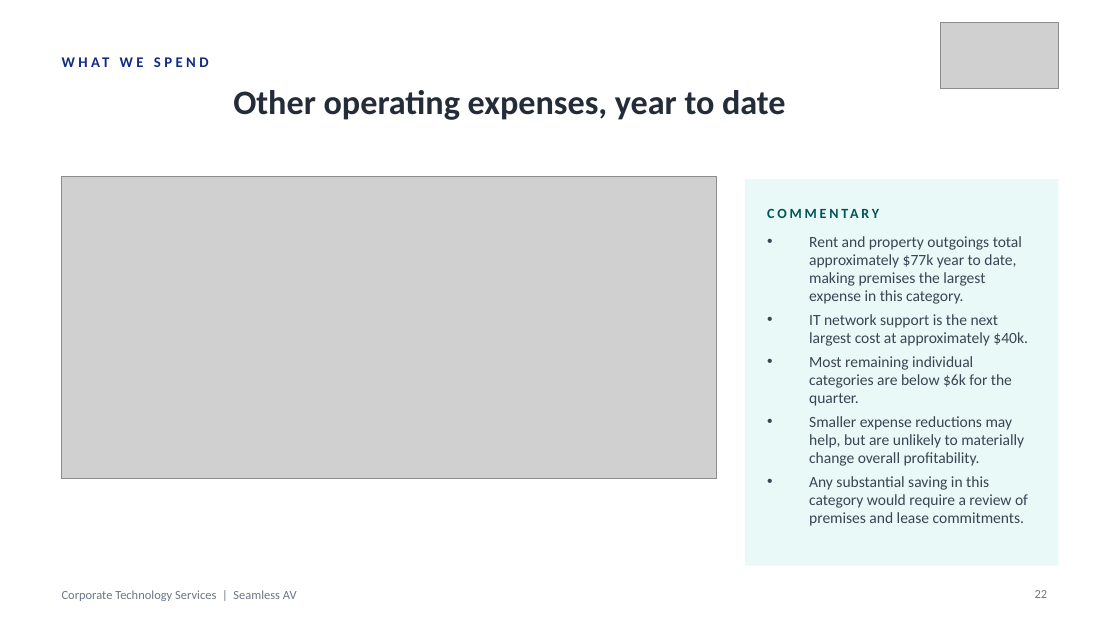
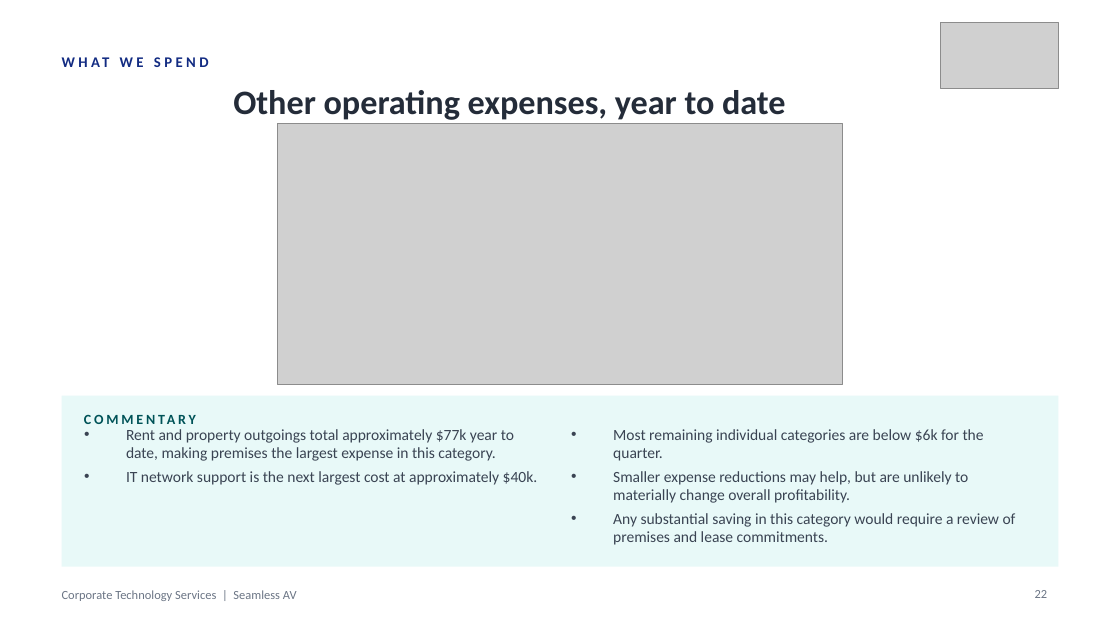
Before and after one commit to WesleyNelson-O33/Claude, a slide deck: slide 22 of deck/CTS Monthly Business Review - 30092026.pptx. Drawn at 1120x630 pixels with LibreOffice and Linux fonts; fonts in the diff are those of the drawing; grey boxes stand for pictures. Boxes give left, top, right and bottom in pixels: in the first picture for what was removed or moved away, otherwise in the second. Text is boxed around its words. In the diff, an @@ line names an element or a change of style, - is before the commit and + after.

```diff
--- a/deck/CTS Monthly Business Review - 30092026.pptx
+++ b/deck/CTS Monthly Business Review - 30092026.pptx
@@ picture added at [278, 123, 843, 384] @@
@@ picture removed at [62, 177, 717, 478] @@
@@ text at [809, 236, 1028, 346]: paragraphs removed @@
-• Rent and property outgoings total approximately $77k year to date, making premises the largest expense in this category.
-• IT network support is the next largest cost at approximately $40k.
@@ rectangle: place and size @@
-rectangle at [745, 179, 1058, 566]
+rectangle at [62, 395, 1058, 567]
@@ text "COMMENTARY" rewrapped from [767, 199, 1036, 227] to [84, 404, 420, 432] @@
@@ text added at [126, 429, 538, 485], 10 pt, text #3A4453 @@
+• Rent and property outgoings total approximately $77k year to date, making premises the largest expense in this category.
+• IT network support is the next largest cost at approximately $40k.
@@ text "Most remaining individual categories are ...": place and size @@
-text "Most remaining individual categories are ..." at [809, 236, 1028, 526]
+text "Most remaining individual categories are ..." at [613, 429, 1016, 545]
```
Also in this commit, not shown: 8 other slides changed, 27 other files.
